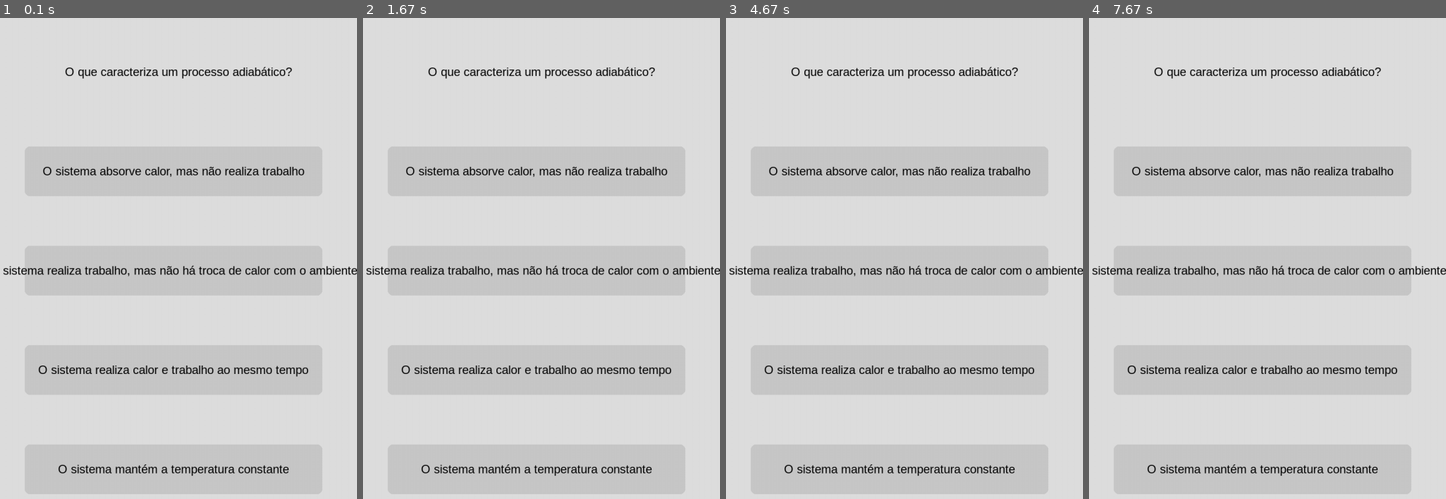
Above: before the commit, frames 1-4 (left to right).
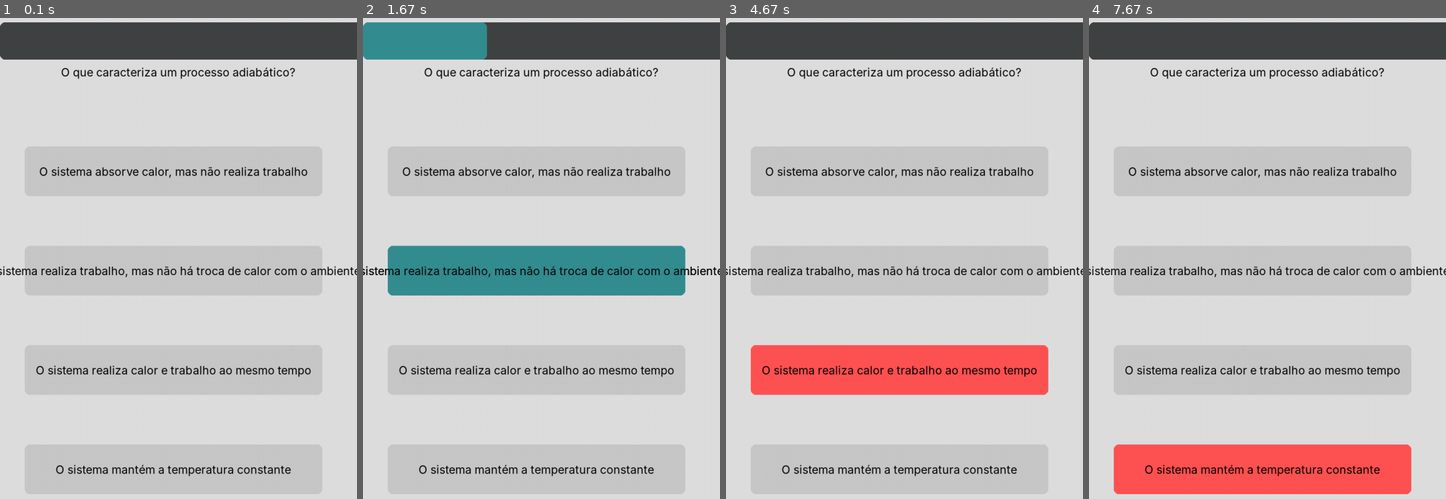
Above: after the commit, the same moments.

Repository: M00ON-2/Jogo-mobile
Game: pygame game, started from import pygame.py
Same seed, same stepped clock (60 frames per second), same inputs: the game is played once before the commit and once after it.
Inputs (mouse positions are in pixels of both pictures, inside the frame that each line leads up to):
- Up to frame 1 (0.1 s): no input
- Up to frame 2 (1.67 s): click (537, 470) at 0.38 s, where only the run after the commit has a clickable "O sistema mantém a temperatur…"; click (537, 268) at 0.72 s
- Up to frame 3 (4.67 s): click (911, 99) at 2.22 s; click (997, 258) at 4.05 s; click (786, 378) at 4.38 s
- Up to frame 4 (7.67 s): click (1163, 191) at 5.22 s; click (1281, 287) at 5.55 s; click (1188, 263) at 6.38 s; click (outside the picture) at 6.72 s; click (1210, 109) at 7.05 s; click (1288, 494) at 7.38 s

The runs differ from the first frame. In frame 1, 12% of the frame differs, in the area x 0-100%, y 0-96%; in frame 2, 20%; in frame 3, 20%; in frame 4, 20%, in the area x 0-100%, y 0-99%.

Commit message:
Alteração basica

Diff:
--- a/import pygame.py
+++ b/import pygame.py
@@ -23,7 +23,7 @@
         pygame.draw.rect(tela, self.cor, (self.x, self.y, self.largura, self.altura), border_radius=10)
 
         # Renderizar o texto
-        fonte = pygame.font.SysFont("Arial", 24)
+        fonte = pygame.font.SysFont("Inter", 23)
         texto = fonte.render(self.texto, True, (0, 0, 0))
 
         # Calcular a posição do texto para centralizá-lo
@@ -33,23 +33,70 @@
         # Desenhar o texto dentro da caixa
         tela.blit(texto, (texto_x, texto_y))
 
+    def clicado(self, x, y):
+        return self.x < x < self.x + self.largura and self.y < y < self.y + self.altura
+
+caixa_progressao = Caixa(largura = 1000, cor = (65, 67, 67), x = 0, y = 50, altura = 75)
+progresso = Caixa(largura = 250, cor =(52, 142, 145), x = 0, y = 50, altura = 75)
+
 caixa1 = Caixa(largura=600, cor=(200, 200, 200), texto= "O sistema absorve calor, mas não realiza trabalho", x=50, y=300, altura=100)
-caixa2 = Caixa(largura=600, cor=(200, 200, 200), texto="O sistema realiza trabalho, mas não há troca de calor com o ambiente", x=50, y=500, altura=100)
+caixa2 = Caixa(largura=600, cor=(200, 200, 200), texto="o sistema realiza trabalho, mas não há troca de calor com o ambiente", x=50, y=500, altura=100)
 caixa3 = Caixa(largura=600, cor=(200, 200, 200), texto="O sistema realiza calor e trabalho ao mesmo tempo", x=50, y=700, altura=100)
 caixa4 = Caixa(largura=600, cor=(200, 200, 200), texto="O sistema mantém a temperatura constante", x=50, y=900, altura=100)
 
 pergunta1 = Caixa(largura=300, cor=(222, 222, 222), texto="O que caracteriza um processo adiabático?", x=210, y=100, altura=100)
+
+resposta_correta = "B"
+
+selecionado = None
+
+caixa_resposta = Caixa(largura=600, cor=(52, 142, 145), texto="o sistema realiza trabalho, mas não há troca de calor com o ambiente", x=50, y=500, altura=100)
 
 running = True
 while running:
     for event in pygame.event.get():
         if event.type == pygame.QUIT:
             running = False
+        elif event.type == pygame.MOUSEBUTTONDOWN:
+            if caixa1.clicado(event.pos[0], event.pos[1]):
+                selecionado = "A"
+            elif caixa2.clicado(event.pos[0], event.pos[1]):
+                selecionado = "B"
+            elif caixa3.clicado(event.pos[0], event.pos[1]):
+                selecionado = "C"
+            elif caixa4.clicado(event.pos[0], event.pos[1]):
+                selecionado = "D"
 
     tela.fill(branco)
     pergunta1.desenhar(tela)
+    caixa_progressao.desenhar(tela)
     caixa1.desenhar(tela)
     caixa2.desenhar(tela)
     caixa3.desenhar(tela)
     caixa4.desenhar(tela)
+
+    if selecionado == resposta_correta:
+        caixa_resposta.desenhar(tela)
+        progresso.desenhar(tela)
+    elif selecionado:
+        # Copiar as caixas originais e trocar a cor da errada
+        if selecionado == "A":
+            caixa1_erro = Caixa(largura=600, cor=(255, 83, 83), texto=caixa1.texto, x=50, y=300, altura=100)
+            caixa1_erro.desenhar(tela)
+        else:
+            caixa1.desenhar(tela)
+
+        if selecionado == "C":
+            caixa3_erro = Caixa(largura=600, cor=(255, 83, 83), texto=caixa3.texto, x=50, y=700, altura=100)
+            caixa3_erro.desenhar(tela)
+        else:
+            caixa3.desenhar(tela)
+
+        if selecionado == "D":
+            caixa4_erro = Caixa(largura=600, cor=(255, 83, 83), texto=caixa4.texto, x=50, y=900, altura=100)
+            caixa4_erro.desenhar(tela)
+        else:
+            caixa4.desenhar(tela)
+
+
     pygame.display.flip()
--- a/teste.1.py
+++ b/teste.1.py
@@ -37,6 +37,7 @@
         return self.x < x < self.x + self.largura and self.y < y < self.y + self.altura
 
 caixa_progressao = Caixa(largura = 1000, cor = (65, 67, 67), x = 0, y = 50, altura = 75)
+progresso = Caixa(largura = 250, cor =(52, 142, 145), x = 0, y = 50, altura = 75)
 
 caixa1 = Caixa(largura=600, cor=(200, 200, 200), texto= "O sistema absorve calor, mas não realiza trabalho", x=50, y=300, altura=100)
 caixa2 = Caixa(largura=600, cor=(200, 200, 200), texto="o sistema realiza trabalho, mas não há troca de calor com o ambiente", x=50, y=500, altura=100)
@@ -75,6 +76,27 @@
     caixa4.desenhar(tela)
 
     if selecionado == resposta_correta:
-     caixa_resposta.desenhar(tela)
+        caixa_resposta.desenhar(tela)
+        progresso.desenhar(tela)
+    elif selecionado:
+        # Copiar as caixas originais e trocar a cor da errada
+        if selecionado == "A":
+            caixa1_erro = Caixa(largura=600, cor=(255, 83, 83), texto=caixa1.texto, x=50, y=300, altura=100)
+            caixa1_erro.desenhar(tela)
+        else:
+            caixa1.desenhar(tela)
+
+        if selecionado == "C":
+            caixa3_erro = Caixa(largura=600, cor=(255, 83, 83), texto=caixa3.texto, x=50, y=700, altura=100)
+            caixa3_erro.desenhar(tela)
+        else:
+            caixa3.desenhar(tela)
+
+        if selecionado == "D":
+            caixa4_erro = Caixa(largura=600, cor=(255, 83, 83), texto=caixa4.texto, x=50, y=900, altura=100)
+            caixa4_erro.desenhar(tela)
+        else:
+            caixa4.desenhar(tela)
+
 
     pygame.display.flip()
--- a/teste2.py
+++ b/teste2.py
@@ -8,6 +8,11 @@
 
 branco = (222, 222, 222)
 cinza_claro = (10, 12, 13)
+vermelho = (255, 0, 0)
+verde = (52, 142, 145)
+cinza = (200, 200, 200)
+
+fonte = pygame.font.SysFont("Inter", 23)
 
 class Caixa:
     def __init__(self, largura=None, altura=None, cor=None, texto=None, x=None, y=None):
@@ -19,60 +24,88 @@
         self.y = y
 
     def desenhar(self, tela):
-        # Desenhar o retângulo arredondado
         pygame.draw.rect(tela, self.cor, (self.x, self.y, self.largura, self.altura), border_radius=10)
-
-        # Renderizar o texto
-        fonte = pygame.font.SysFont("Arial", 24)
         texto = fonte.render(self.texto, True, (0, 0, 0))
-
-        # Calcular a posição do texto para centralizá-lo
         texto_x = self.x + (self.largura - texto.get_width()) / 2
         texto_y = self.y + (self.altura - texto.get_height()) / 2
-
-        # Desenhar o texto dentro da caixa
         tela.blit(texto, (texto_x, texto_y))
 
     def clicado(self, x, y):
         return self.x < x < self.x + self.largura and self.y < y < self.y + self.altura
 
-caixa1 = Caixa(largura=600, cor=(200, 200, 200), texto="A) O sistema absorve calor, mas não realiza trabalho.", x=210, y=300, altura=100)
-caixa2 = Caixa(largura=600, cor=(200, 200, 200), texto="B) O sistema realiza trabalho, mas não há troca de calor com o ambiente.", x=210, y=500, altura=100)
-caixa3 = Caixa(largura=600, cor=(200, 200, 200), texto=" C) O sistema realiza calor e trabalho ao mesmo tempo.", x=210, y=700, altura=100)
-caixa4 = Caixa(largura=600, cor=(200, 200, 200), texto=" D) O sistema mantém a temperatura constante.", x=210, y=900, altura=100)
+# Lista de perguntas com alternativas e resposta correta
+perguntas = [
+    {
+        "texto": "O que caracteriza um processo adiabático?",
+        "alternativas": [
+            "O sistema absorve calor, mas não realiza trabalho",
+            "O sistema realiza trabalho, mas não há troca de calor com o ambiente",
+            "O sistema realiza calor e trabalho ao mesmo tempo",
+            "O sistema mantém a temperatura constante"
+        ],
+        "resposta_correta": 1  # índice da resposta correta
+    },
+    {
+        "texto": "Qual é a capital do Brasil?",
+        "alternativas": [
+            "Rio de Janeiro",
+            "Brasília",
+            "São Paulo",
+            "Salvador"
+        ],
+        "resposta_correta": 1
+    }
+]
 
-pergunta1 = Caixa(largura=300, cor=(222, 222, 222), texto="O que caracteriza um processo adiabático?", x=210, y=100, altura=100)
-
-resposta_correta = "B"
-
+# Estado atual do quiz
+indice_pergunta = 0
 selecionado = None
 
+def desenhar_pergunta(pergunta, selecionado):
+    pergunta_caixa = Caixa(largura=600, cor=branco, texto=pergunta["texto"], x=60, y=100, altura=80)
+    pergunta_caixa.desenhar(tela)
+
+    caixas = []
+    for i, texto in enumerate(pergunta["alternativas"]):
+        cor = cinza
+
+        if selecionado is not None:
+            if i == pergunta["resposta_correta"]:
+                cor = verde
+            elif i == selecionado:
+                cor = vermelho
+
+        caixa = Caixa(largura=600, cor=cor, texto=texto, x=50, y=250 + i * 120, altura=100)
+        caixa.desenhar(tela)
+        caixas.append(caixa)
+
+    return caixas
+
+# Loop principal
 running = True
 while running:
+    tela.fill(branco)
+    pergunta_atual = perguntas[indice_pergunta]
+
+    caixas_opcoes = desenhar_pergunta(pergunta_atual, selecionado)
+
     for event in pygame.event.get():
         if event.type == pygame.QUIT:
             running = False
-        elif event.type == pygame.MOUSEBUTTONDOWN:
-            if caixa1.clicado(event.pos[0], event.pos[1]):
-                selecionado = "A"
-            elif caixa2.clicado(event.pos[0], event.pos[1]):
-                selecionado = "B"
-            elif caixa3.clicado(event.pos[0], event.pos[1]):
-                selecionado = "C"
-            elif caixa4.clicado(event.pos[0], event.pos[1]):
-                selecionado = "D"
 
-    tela.fill(branco)
-    pergunta1.desenhar(tela)
-    caixa1.desenhar(tela)
-    caixa2.desenhar(tela)
-    caixa3.desenhar(tela)
-    caixa4.desenhar(tela)
+        elif event.type == pygame.MOUSEBUTTONDOWN and selecionado is None:
+            for i, caixa in enumerate(caixas_opcoes):
+                if caixa.clicado(*event.pos):
+                    selecionado = i
 
-    if selecionado:
-        if selecionado == resposta_correta:
-            print("Resposta correta!")
-        else:
-            print("Resposta incorreta. A resposta correta é", resposta_correta)
+        elif event.type == pygame.KEYDOWN:
+            if event.key == pygame.K_SPACE and selecionado is not None:
+                indice_pergunta += 1
+                if indice_pergunta >= len(perguntas):
+                    running = False  # ou mostrar "fim do quiz"
+                else:
+                    selecionado = None
 
     pygame.display.flip()
+
+pygame.quit()
